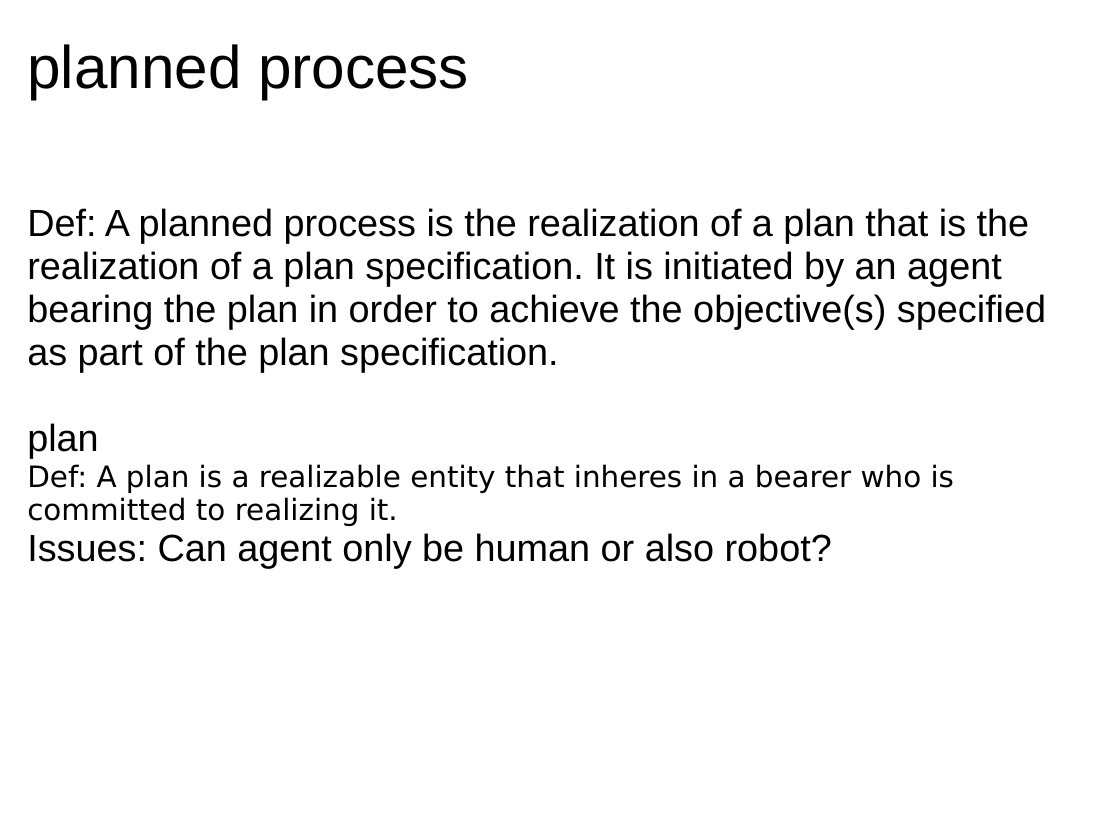
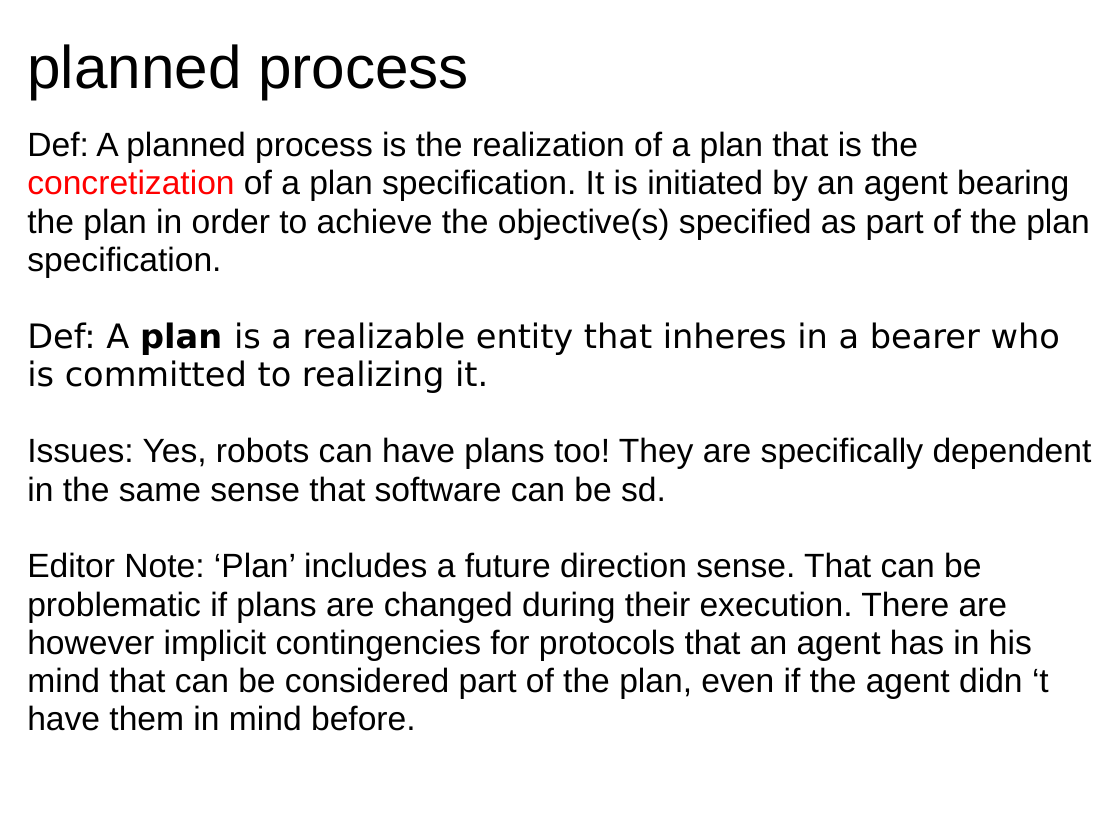
Before and after one commit to jamesaoverton/obi-backup, a slide deck: slide 4 of docs/developer/PlanAndPlannedProcessDocs/Plans_and_Planned_Processes.ppt. Drawn at 1120x840 pixels with LibreOffice and Linux fonts; fonts in the diff are those of the drawing. Boxes give left, top, right and bottom in pixels: in the first picture for what was removed or moved away, otherwise in the second. Text is boxed around its words. In the diff, an @@ line names an element or a change of style, - is before the commit and + after.

```diff
--- a/docs/developer/PlanAndPlannedProcessDocs/Plans_and_Planned_Processes.ppt
+++ b/docs/developer/PlanAndPlannedProcessDocs/Plans_and_Planned_Processes.ppt
@@ text at bbox=[27, 131, 1090, 278]: text changed; size 27 to 24 pt @@
-Def: A planned process is the realization of a plan that is the realization of a plan specification. It is initiated by an agent bearing the plan in order to achieve the objective(s) specified as part of the plan specification.
-plan
+Def: A planned process is the realization of a plan that is the concretization of a plan specification. It is initiated by an agent bearing the plan in order to achieve the objective(s) specified as part of the plan specification.
@@ text "Def: A planned process is ...": place and size @@
-text "Def: A planned process is ..." at bbox=[27, 208, 1046, 569]
+text "Def: A planned process is ..." at bbox=[27, 131, 1092, 731]
@@ text at bbox=[27, 322, 1060, 393]: size 21 to 24 pt in "Def: A plan is a realizable entity ..."; bold on in "plan" @@
@@ text at bbox=[27, 437, 1092, 731]: text changed; size 27 to 24 pt @@
-Issues: Can agent only be human or also robot?
+Issues: Yes, robots can have plans too! They are specifically dependent in the same sense that software can be sd.
+Editor Note: ‘Plan’ includes a future direction sense. That can be problematic if plans are changed during their execution. There are however implicit contingencies for protocols that an agent has in his mind that can be considered part of the plan, even if the agent didn ‘t have them in mind before.
```
Also in this commit, not shown: 10 other slides changed.
